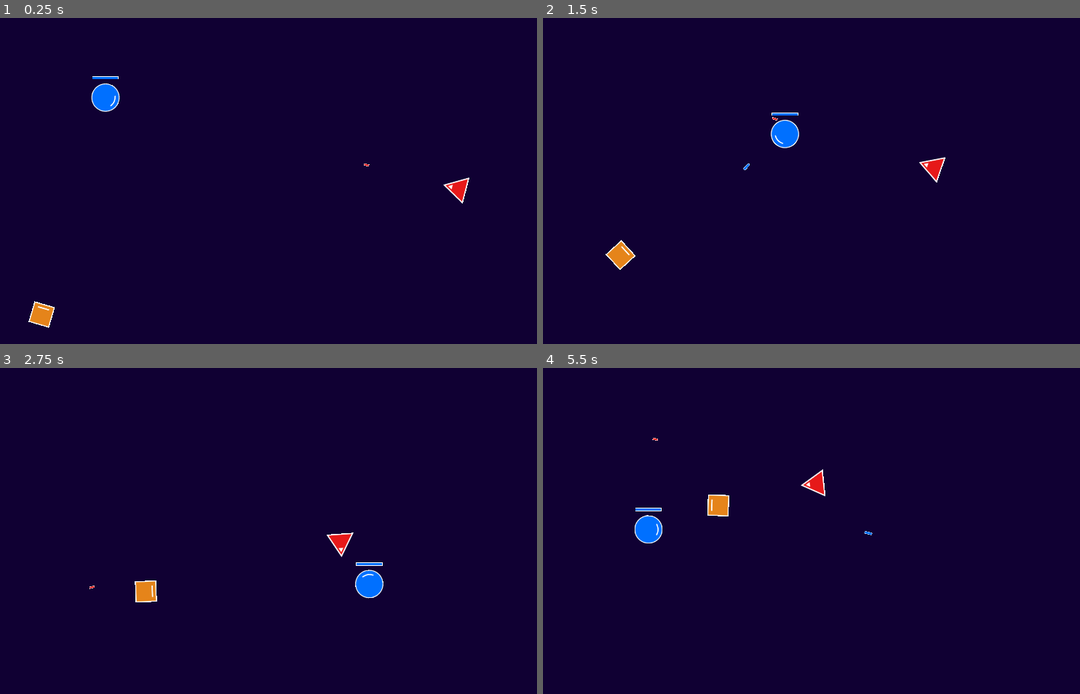
Above: before the commit, frames 1-4 (two rows, left to right).
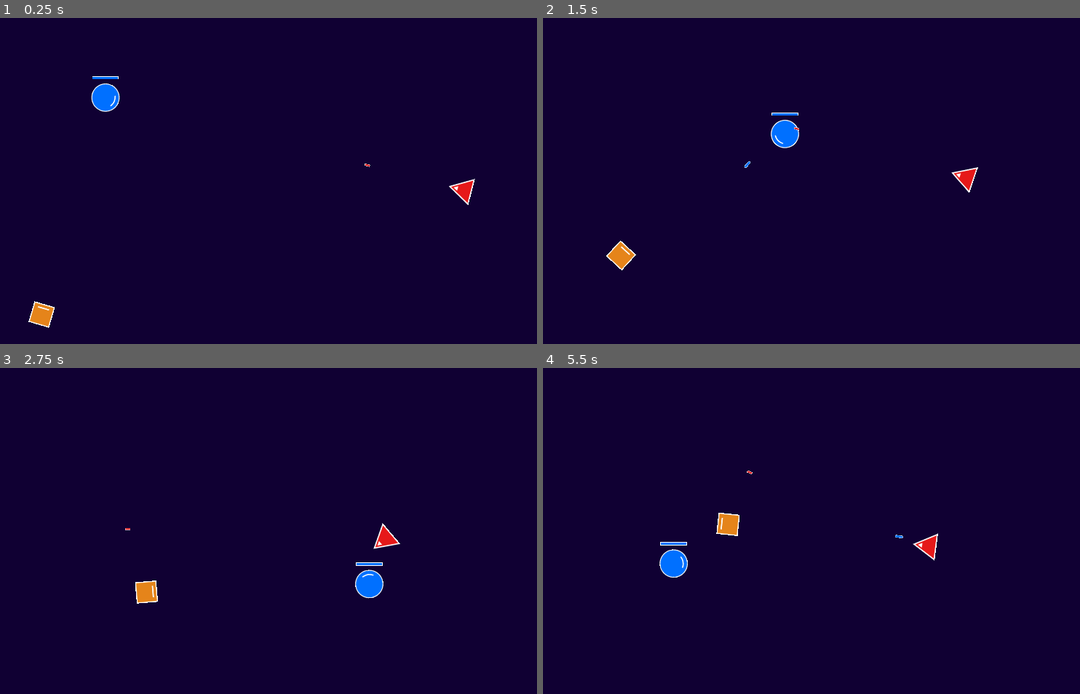
Above: after the commit, the same moments.

Repository: eduardojunio/arena-blaster
Game: Godot game, scene res://scenes/main.tscn
Two runs of this game, one before a commit and one after it. Both use one fixed random seed, a clock stepped at 60 frames per second and the inputs below.
Inputs (mouse positions are in pixels of both pictures, inside the frame that each line leads up to):
- Up to frame 1 (0.25 s): no input
- Up to frame 2 (1.5 s): move the mouse to (961, 164) at 0.52 s; hold D (right) 0.53-1.28 s; click (961, 164) at 0.67 s; move the mouse to (720, 197) at 1.27 s; hold Down (down) from 1.28 s (still down); click (720, 197) at 1.42 s
- Up to frame 3 (2.75 s): move the mouse to (349, 459) at 2.02 s; release Down (down) at 2.03 s; hold D (right) from 2.03 s (still down); click (349, 459) at 2.17 s
- Up to frame 4 (5.5 s): move the mouse to (806, 596) at 2.77 s; release D (right) at 2.78 s; hold Up (up) 2.78-3.53 s; click (806, 596) at 2.92 s; move the mouse to (1010, 579) at 3.52 s; hold Left (left) 3.53-5.03 s; click (1010, 579) at 3.67 s; move the mouse to (661, 482) at 4.27 s; click (661, 482) at 4.42 s; move the mouse to (865, 531) at 5.02 s; hold Down (down) from 5.03 s (still down); click (865, 531) at 5.17 s

The runs differ from the first frame. In frame 1, 0.2% of the frame differs, in the area x 67-89%, y 44-58%; in frame 2, 0.5%; in frame 3, 0.5%; in frame 4, 1.8%, in the area x 17-74%, y 21-65%.

Commit message:
Refactor player and enemies to use components

Diff:
--- /dev/null
+++ b/scenes/components/enemy-input-component.tscn
@@ -0,0 +1,6 @@
+[gd_scene load_steps=2 format=3 uid="uid://dn6sdx62e3wfi"]
+
+[ext_resource type="Script" path="res://scripts/components/enemy-input-component.gd" id="1_x1hjp"]
+
+[node name="EnemyInputComponent" type="Node2D"]
+script = ExtResource("1_x1hjp")
--- /dev/null
+++ b/scenes/components/movement-component.tscn
@@ -0,0 +1,6 @@
+[gd_scene load_steps=2 format=3 uid="uid://rnwrnv8h0am4"]
+
+[ext_resource type="Script" path="res://scripts/components/movement-component.gd" id="1_j33rq"]
+
+[node name="MovementComponent" type="Node2D"]
+script = ExtResource("1_j33rq")
--- /dev/null
+++ b/scenes/components/player-input-component.tscn
@@ -0,0 +1,6 @@
+[gd_scene load_steps=2 format=3 uid="uid://c4a22l35bejti"]
+
+[ext_resource type="Script" path="res://scripts/components/player-input-component.gd" id="1_icldn"]
+
+[node name="PlayerInputComponent" type="Node2D"]
+script = ExtResource("1_icldn")
--- /dev/null
+++ b/scenes/components/rotation-component.tscn
@@ -0,0 +1,6 @@
+[gd_scene load_steps=2 format=3 uid="uid://b7170ru2o1iyl"]
+
+[ext_resource type="Script" path="res://scripts/components/rotation-component.gd" id="1_tx5ah"]
+
+[node name="RotationComponent" type="Node2D"]
+script = ExtResource("1_tx5ah")
--- a/scenes/enemy-basic.tscn
+++ b/scenes/enemy-basic.tscn
@@ -1,13 +1,16 @@
-[gd_scene load_steps=4 format=3 uid="uid://c2rmel2ipu682"]
+[gd_scene load_steps=7 format=3 uid="uid://c2rmel2ipu682"]
 
-[ext_resource type="Script" path="res://scripts/enemy-basic.gd" id="1_s80s2"]
+[ext_resource type="Script" path="res://scripts/enemy.gd" id="1_knoj7"]
 [ext_resource type="Texture2D" uid="uid://b83udchouvsh0" path="res://assets/enemy-basic.png" id="2_cq1rp"]
+[ext_resource type="PackedScene" uid="uid://dn6sdx62e3wfi" path="res://scenes/components/enemy-input-component.tscn" id="3_hjwib"]
+[ext_resource type="PackedScene" uid="uid://rnwrnv8h0am4" path="res://scenes/components/movement-component.tscn" id="3_nwedh"]
+[ext_resource type="PackedScene" uid="uid://b7170ru2o1iyl" path="res://scenes/components/rotation-component.tscn" id="4_52yuc"]
 
 [sub_resource type="RectangleShape2D" id="RectangleShape2D_vx32u"]
 size = Vector2(46, 46)
 
 [node name="EnemyBasic" type="CharacterBody2D"]
-script = ExtResource("1_s80s2")
+script = ExtResource("1_knoj7")
 metadata/_edit_group_ = true
 
 [node name="Sprite" type="Sprite2D" parent="."]
@@ -15,3 +18,18 @@
 
 [node name="CollisionShape2D" type="CollisionShape2D" parent="."]
 shape = SubResource("RectangleShape2D_vx32u")
+
+[node name="EnemyInputComponent" parent="." node_paths=PackedStringArray("enemy") instance=ExtResource("3_hjwib")]
+enemy = NodePath("..")
+
+[node name="MovementComponent" parent="." node_paths=PackedStringArray("target", "input_component") instance=ExtResource("3_nwedh")]
+target = NodePath("..")
+input_component = NodePath("../EnemyInputComponent")
+speed = 125
+target_size = Vector2(47, 47)
+stop_on_collision = true
+
+[node name="RotationComponent" parent="." node_paths=PackedStringArray("target", "input_component") instance=ExtResource("4_52yuc")]
+target = NodePath("..")
+input_component = NodePath("../EnemyInputComponent")
+smooth = true
--- a/scenes/enemy-shooter.tscn
+++ b/scenes/enemy-shooter.tscn
@@ -1,8 +1,11 @@
-[gd_scene load_steps=4 format=3 uid="uid://b24x0i54v32in"]
+[gd_scene load_steps=7 format=3 uid="uid://b24x0i54v32in"]
 
 [ext_resource type="Texture2D" uid="uid://nhfpntfpvdc3" path="res://assets/enemy-shooter.png" id="1_w1lew"]
 [ext_resource type="Script" path="res://scripts/enemy-shooter.gd" id="1_wt6qd"]
 [ext_resource type="PackedScene" uid="uid://bd5hqo2qjad2i" path="res://scenes/enemy-shooter-bullet.tscn" id="2_1d5b1"]
+[ext_resource type="PackedScene" uid="uid://rnwrnv8h0am4" path="res://scenes/components/movement-component.tscn" id="4_a3efj"]
+[ext_resource type="PackedScene" uid="uid://dn6sdx62e3wfi" path="res://scenes/components/enemy-input-component.tscn" id="5_wn4ab"]
+[ext_resource type="PackedScene" uid="uid://b7170ru2o1iyl" path="res://scenes/components/rotation-component.tscn" id="6_hg4rb"]
 
 [node name="EnemyShooter" type="CharacterBody2D"]
 script = ExtResource("1_wt6qd")
@@ -18,3 +21,18 @@
 
 [node name="Cooldown" type="Timer" parent="."]
 one_shot = true
+
+[node name="MovementComponent" parent="." node_paths=PackedStringArray("target", "input_component") instance=ExtResource("4_a3efj")]
+target = NodePath("..")
+input_component = NodePath("../EnemyInputComponent")
+speed = 75
+target_size = Vector2(52, 60)
+stop_on_collision = true
+
+[node name="EnemyInputComponent" parent="." node_paths=PackedStringArray("enemy") instance=ExtResource("5_wn4ab")]
+enemy = NodePath("..")
+
+[node name="RotationComponent" parent="." node_paths=PackedStringArray("target", "input_component") instance=ExtResource("6_hg4rb")]
+target = NodePath("..")
+input_component = NodePath("../EnemyInputComponent")
+smooth = true
--- a/scenes/player.tscn
+++ b/scenes/player.tscn
@@ -1,11 +1,17 @@
-[gd_scene load_steps=5 format=3 uid="uid://b8bcogac67an8"]
+[gd_scene load_steps=9 format=3 uid="uid://b8bcogac67an8"]
 
 [ext_resource type="Texture2D" uid="uid://33g70ecclapi" path="res://assets/player.png" id="1_7606w"]
 [ext_resource type="Script" path="res://scripts/player.gd" id="2_djfmq"]
 [ext_resource type="PackedScene" uid="uid://cayh8q3yk3y3p" path="res://scenes/player-bullet.tscn" id="2_uclsc"]
 [ext_resource type="PackedScene" uid="uid://cqmuvlatit7rk" path="res://scenes/health-bar.tscn" id="3_b61oy"]
+[ext_resource type="PackedScene" uid="uid://c4a22l35bejti" path="res://scenes/components/player-input-component.tscn" id="5_wqatv"]
+[ext_resource type="PackedScene" uid="uid://rnwrnv8h0am4" path="res://scenes/components/movement-component.tscn" id="6_2gwt7"]
+[ext_resource type="PackedScene" uid="uid://b7170ru2o1iyl" path="res://scenes/components/rotation-component.tscn" id="7_yrpum"]
 
-[node name="Player" type="Node2D" node_paths=PackedStringArray("health_bar", "sprite", "cooldown")]
+[sub_resource type="CircleShape2D" id="CircleShape2D_vlg8r"]
+radius = 31.0
+
+[node name="Player" type="CharacterBody2D" node_paths=PackedStringArray("health_bar", "sprite", "cooldown")]
 script = ExtResource("2_djfmq")
 health_bar = NodePath("HealthBar")
 sprite = NodePath("Sprite")
@@ -26,3 +32,18 @@
 [node name="Cooldown" type="Timer" parent="."]
 wait_time = 0.125
 one_shot = true
+
+[node name="PlayerInputComponent" parent="." instance=ExtResource("5_wqatv")]
+
+[node name="MovementComponent" parent="." node_paths=PackedStringArray("target", "input_component") instance=ExtResource("6_2gwt7")]
+target = NodePath("..")
+input_component = NodePath("../PlayerInputComponent")
+speed = 400
+target_size = Vector2(62, 62)
+
+[node name="CollisionShape2D" type="CollisionShape2D" parent="."]
+shape = SubResource("CircleShape2D_vlg8r")
+
+[node name="RotationComponent" parent="." node_paths=PackedStringArray("target", "input_component") instance=ExtResource("7_yrpum")]
+target = NodePath("../Sprite")
+input_component = NodePath("../PlayerInputComponent")
--- /dev/null
+++ b/scripts/components/enemy-input-component.gd
@@ -0,0 +1,9 @@
+class_name EnemyInputComponent extends InputComponent
+
+@export var enemy: Enemy
+
+func get_direction():
+	return (get_look_target() - enemy.global_position).normalized()
+
+func get_look_target():
+	return enemy.player.get_sprite_position()
--- /dev/null
+++ b/scripts/components/input-component.gd
@@ -0,0 +1,7 @@
+class_name InputComponent extends Node2D
+
+func get_direction():
+	return Vector2.ZERO
+
+func get_look_target():
+	return Vector2.ZERO
--- /dev/null
+++ b/scripts/components/movement-component.gd
@@ -0,0 +1,23 @@
+class_name MovementComponent extends Node2D
+
+@export var target: CharacterBody2D
+@export var input_component: InputComponent
+@export var speed = 100 # in pixels per second
+@export var target_size: Vector2 # required to prevent the target from leaving the screen
+@export var stop_on_collision = false
+
+var collided = false
+
+func _process(_delta):
+	if not collided or not stop_on_collision:
+		target.velocity = input_component.get_direction() * speed
+		collided = target.move_and_slide()
+		clamp_position()
+
+func clamp_position():
+	var min_position = target_size / 2
+	var max_position = get_viewport_size() - (target_size / 2)
+	target.global_position = target.global_position.clamp(min_position, max_position)
+
+func get_viewport_size():
+	return get_viewport().get_visible_rect().size
--- /dev/null
+++ b/scripts/components/player-input-component.gd
@@ -0,0 +1,7 @@
+class_name PlayerInputComponent extends InputComponent
+
+func get_direction():
+	return Input.get_vector("left", "right", "up", "down")
+
+func get_look_target():
+	return get_global_mouse_position()
--- /dev/null
+++ b/scripts/components/rotation-component.gd
@@ -0,0 +1,14 @@
+class_name RotationComponent extends Node2D
+
+@export var target: Node2D
+@export var input_component: InputComponent
+@export var smooth = false
+
+func _ready():
+	target.rotation = get_direction().angle()
+
+func _process(delta):
+	target.rotation = lerp_angle(target.rotation, get_direction().angle(), 0.05 if smooth else 1)
+
+func get_direction():
+	return input_component.get_look_target() - target.global_position
--- a/scripts/enemy-basic.gd
+++ /dev/null
@@ -1,28 +0,0 @@
-class_name EnemyBasic extends CharacterBody2D
-
-@export var player: Node2D
-@export var speed = 125 # in pixels per second
-
-var rotation_step = 0.1 # how fast it rotates towards the player
-var distance_to_keep_from_player = 100
-
-func _ready():
-	rotation = get_player_direction().angle()
-
-func _physics_process(delta):
-	velocity = get_player_direction() * speed
-	rotation = lerp_angle(rotation, get_player_direction().angle(), rotation_step)
-	if get_player_distance() > distance_to_keep_from_player:
-		move_and_slide()
-
-func get_player_direction():
-	return get_direction(player.get_sprite_position())
-
-func get_player_distance():
-	return get_distance(player.get_sprite_position())
-
-func get_direction(target_position):
-	return (target_position - global_position).normalized()
-
-func get_distance(target_position):
-	return global_position.distance_to(target_position)
--- a/scripts/enemy-shooter.gd
+++ b/scripts/enemy-shooter.gd
@@ -1,4 +1,4 @@
-extends EnemyBasic
+class_name EnemyShooter extends Enemy
 
 @export var bullet: PackedScene
 @export var bullet_speed = 750
@@ -6,8 +6,7 @@
 @onready var cooldown: Timer = $Cooldown
 @onready var sprite: Sprite2D = $Sprite2D
 
-func _physics_process(delta):
-	super(delta)
+func _physics_process(_delta):
 	shoot()
 
 func get_size():
--- /dev/null
+++ b/scripts/enemy.gd
@@ -0,0 +1,3 @@
+class_name Enemy extends CharacterBody2D
+
+@export var player: Player
--- a/scripts/player.gd
+++ b/scripts/player.gd
@@ -1,10 +1,9 @@
-extends Node2D
+class_name Player extends Node2D
 
 @export var health_bar: ProgressBar
 @export var sprite: Sprite2D
 @export var cooldown: Timer
 @export var bullet: PackedScene
-@export var speed = 400 # in pixels per second
 @export var bullet_speed = 1500 # in pixels per second
 @export var max_health = 300
 @export var current_health = 300
@@ -15,13 +14,10 @@
 	update_health_bar()
 
 func _unhandled_input(event):
-	if event is InputEventMouseMotion:
-		rotate_sprite(event.position)
 	if event is InputEventMouseButton:
 		shooting = event.pressed
 
 func _process(delta):
-	move(delta)
 	if shooting:
 		shoot(get_global_mouse_position())
 
@@ -33,39 +29,11 @@
 	current_health = max(current_health - value, 0)
 	update_health_bar()
 
-func move(delta):
-	position += get_motion() * speed * delta
-	clamp_position()
-	rotate_sprite(get_global_mouse_position())
-
-func clamp_position():
-	var min_position = get_sprite_size() / 2
-	var max_position = get_viewport_size() - (get_sprite_size() / 2)
-	position = position.clamp(min_position, max_position)
-
-func get_motion():
-	var result = Vector2.ZERO
-	if Input.is_action_pressed("up"):
-		result.y -= 1
-	if Input.is_action_pressed("down"):
-		result.y += 1
-	if Input.is_action_pressed("left"):
-		result.x -= 1
-	if Input.is_action_pressed("right"):
-		result.x += 1
-	return result.normalized()
-
 func get_sprite_size():
 	return sprite.get_rect().size
 
 func get_sprite_position():
 	return sprite.global_position
-
-func get_viewport_size():
-	return get_viewport().get_visible_rect().size
-
-func rotate_sprite(target_position):
-	sprite.rotation = get_direction_rotation(get_sprite_direction(target_position))
 
 func shoot(target_position):
 	if not cooldown.is_stopped():
